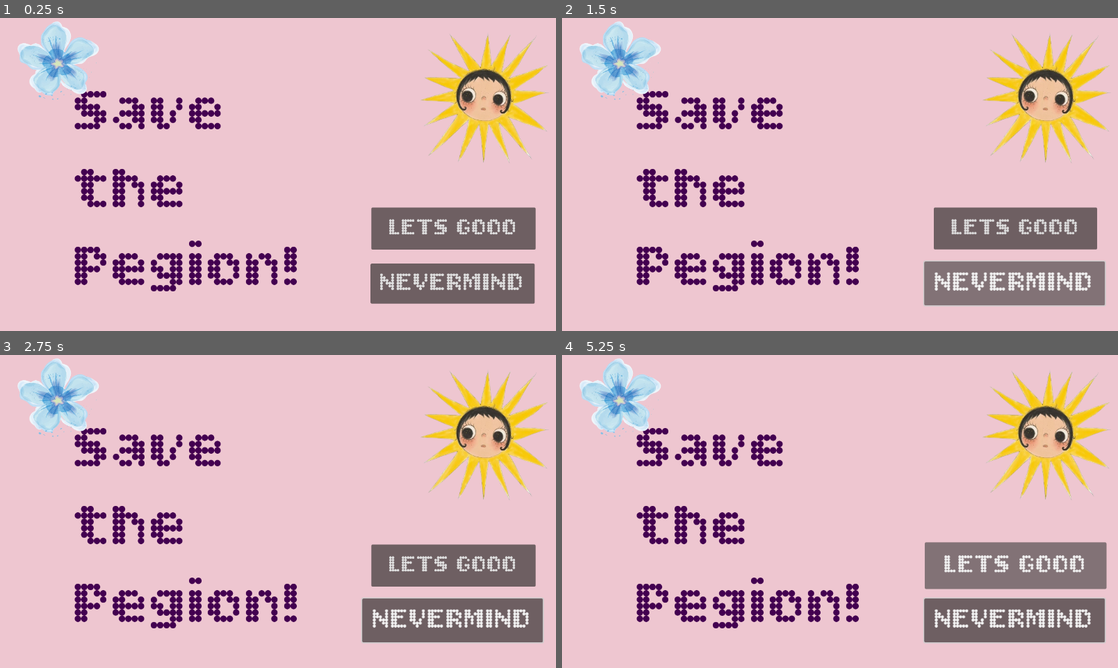
Above: before the commit, frames 1-4 (two rows, left to right).
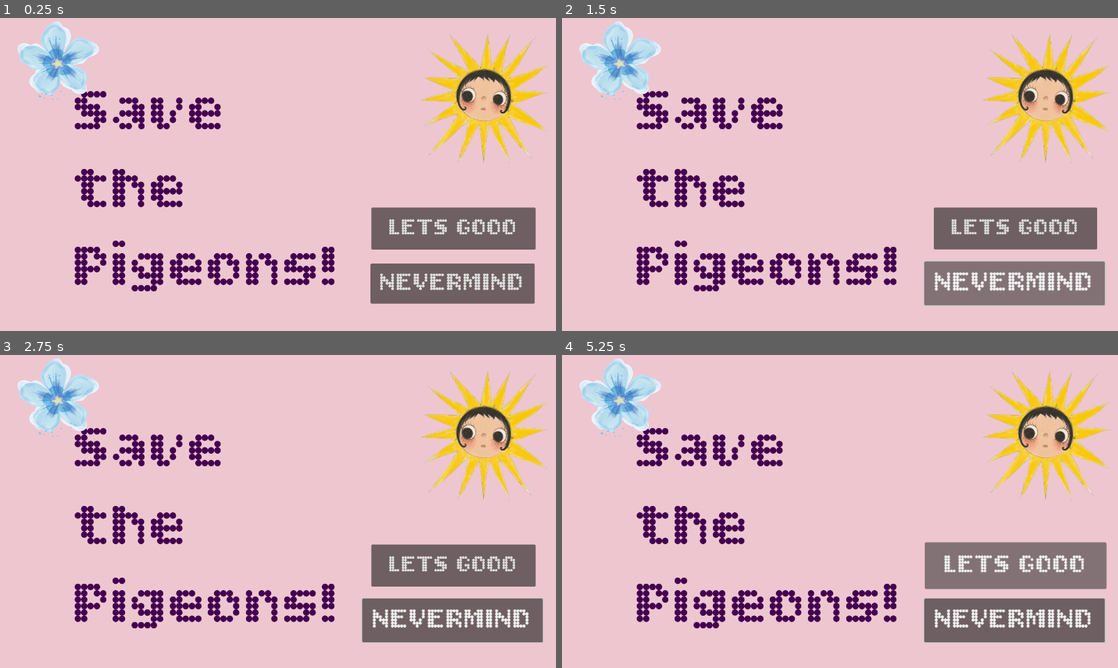
Above: after the commit, the same moments.

Repository: atabzo/penguin-in-snow
Game: Godot game, scene res://home_screen.tscn
The game is run twice, just before and just after one commit, with the same random seed, the same clock (stepped at 60 frames per second) and the same inputs. Sound files missing from this copy of the repository are replaced by a short silence.
Inputs (mouse positions are in pixels of both pictures, inside the frame that each line leads up to):
- Up to frame 1 (0.25 s): no input
- Up to frame 2 (1.5 s): click "LETS GOOO" at 0.5 s; click "NEVERMIND" at 1.25 s
- Up to frame 3 (2.75 s): tap Enter at 2 s; move the mouse to (400, 495) at 2.02 s; hold Right from 2.03 s (still down); tap Alt at 2.1 s
- Up to frame 4 (5.25 s): tap Space at 2.75, 4.25 s; move the mouse to (728, 527) at 2.77 s; release Right at 2.78 s; hold Down 2.78-3.53 s; tap Shift at 2.85, 4.35 s; tap Enter at 3.5, 5 s; move the mouse to (895, 442) at 3.52 s; hold Right 3.53-4.28 s; tap Alt at 3.6, 5.1 s; move the mouse to (812, 574) at 4.27 s; hold Up 4.28-5.03 s; move the mouse to (1006, 558) at 5.02 s; hold Left from 5.03 s (still down)

The runs differ from the first frame. In frame 1, 1.4% of the frame differs, in the area x 20-61%, y 71-88%; in frame 2, 1.4%; in frame 3, 1.4%; in frame 4, 1.4%.

Commit message:
first prototype ready!

Diff:
--- a/home_screen.tscn
+++ b/home_screen.tscn
@@ -117,7 +117,7 @@
 theme_override_colors/font_color = Color(0.26377144, 0.0001453308, 0.3126142, 1)
 theme_override_fonts/font = ExtResource("1_olt8n")
 theme_override_font_sizes/font_size = 146
-text = "Save the Pegion!"
+text = "Save the Pigeons!"
 autowrap_mode = 2
 
 [node name="Sun" type="Sprite2D" parent="."]
--- a/the_decision.tscn
+++ b/the_decision.tscn
@@ -127,7 +127,7 @@
 theme_override_fonts/font = ExtResource("2_ynfxc")
 theme_override_font_sizes/font_size = 69
 text = "wait... are you okay with
-                          the pegions dying?"
+                          the pigeons dying?"
 
 [node name="Button" type="Button" parent="background"]
 offset_left = -940.0254
Not shown, changed: README.md
